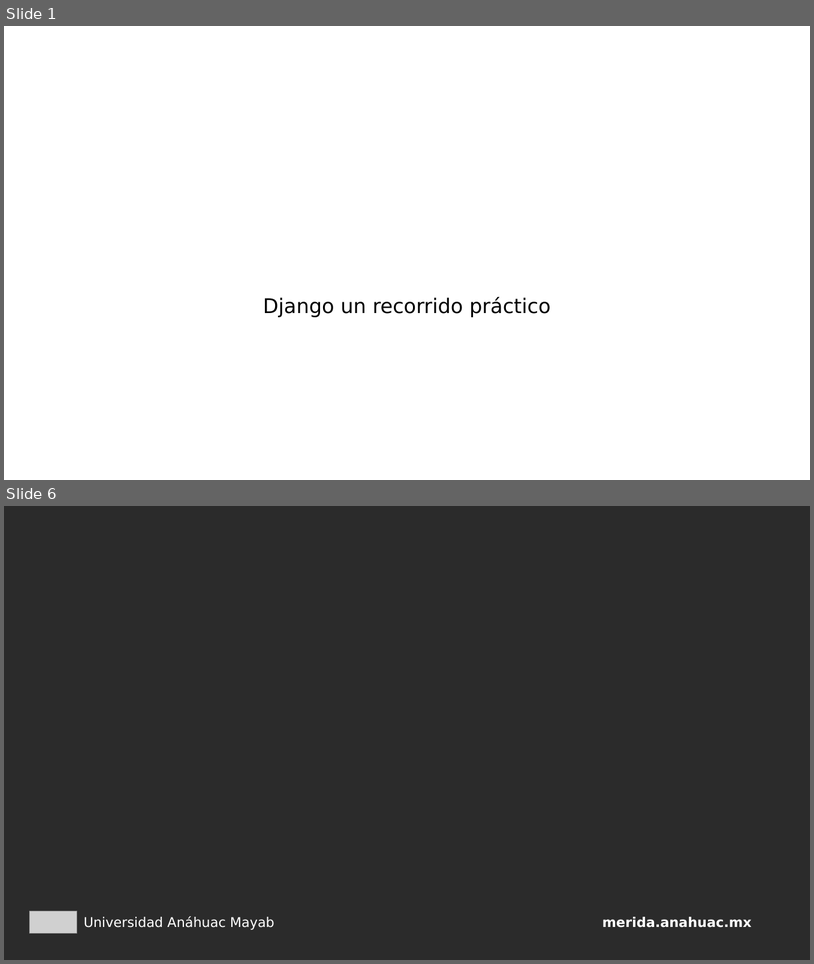
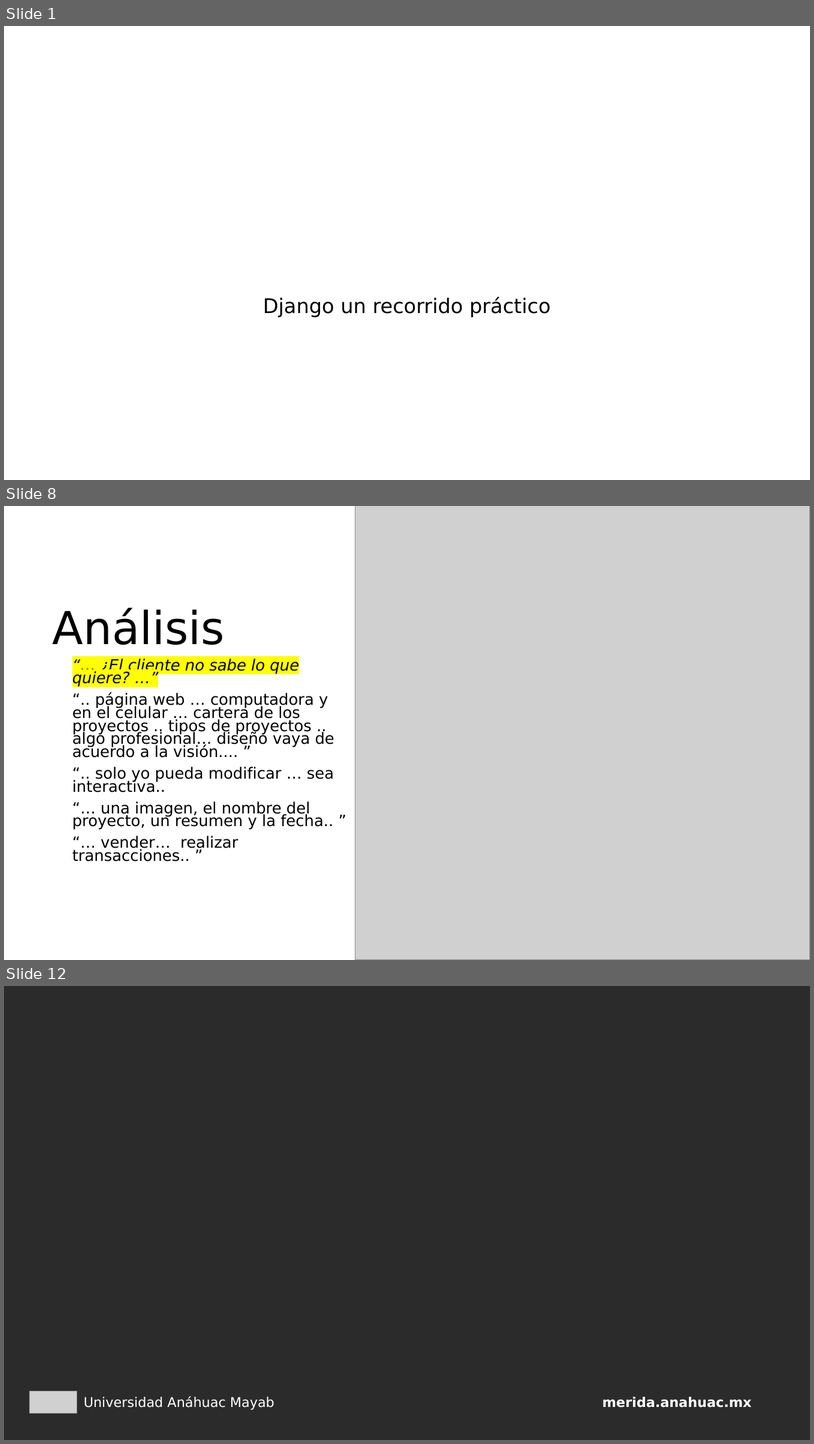
Before and after one commit to franvazgom/masterClassCBV, a slide deck: docs/MasterClassEnero2026_2.pptx. Shown one above the other, each under a label of ours: slides 1 and 6 before the commit, slides 1, 8 and 12 after it; the slides between them are not shown. The pictures are 814x964 and 814x1444 pixels, drawn with LibreOffice and Linux fonts; fonts in the diff are those of the drawing; grey boxes stand for pictures; background and template pictures are left out; a plain dark background stands for a picture behind light text. Boxes give left, top, right and bottom in pixels: in the first picture for what was removed or moved away, otherwise in the second. Text is boxed around its words. In the diff, an @@ line names an element or a change of style, - is before the commit and + after.

```diff
--- a/docs/MasterClassEnero2026_2.pptx
+++ b/docs/MasterClassEnero2026_2.pptx
@@ slide 8 added at (x1=4, y1=506, x2=810, y2=960), background picture (left out) @@
@@ picture added at (x1=356, y1=506, x2=810, y2=960) @@
@@ title added at (x1=53, y1=607, x2=225, y2=645), 54 pt, text #000000 @@
+Análisis
@@ text added at (x1=72, y1=658, x2=335, y2=861), 18.5 pt, text #000000 @@
+“… ¿El cliente no sabe lo que quiere? …”
+“.. página web … computadora y en el celular … cartera de los proyectos .. tipos de proyectos .. algo profesional… diseño vaya de acuerdo a la visión.... ”
+“.. solo yo pueda modificar … sea interactiva..
+“… una imagen, el nombre del proyecto, un resumen y la fecha.. ”
+“… vender… realizar transacciones.. ”
@@ what was slide 6 is now slide 12 @@
```
Also in this commit, not shown: 1 slide changed, 8 other slides added, 3 slides removed, 1 other file.
